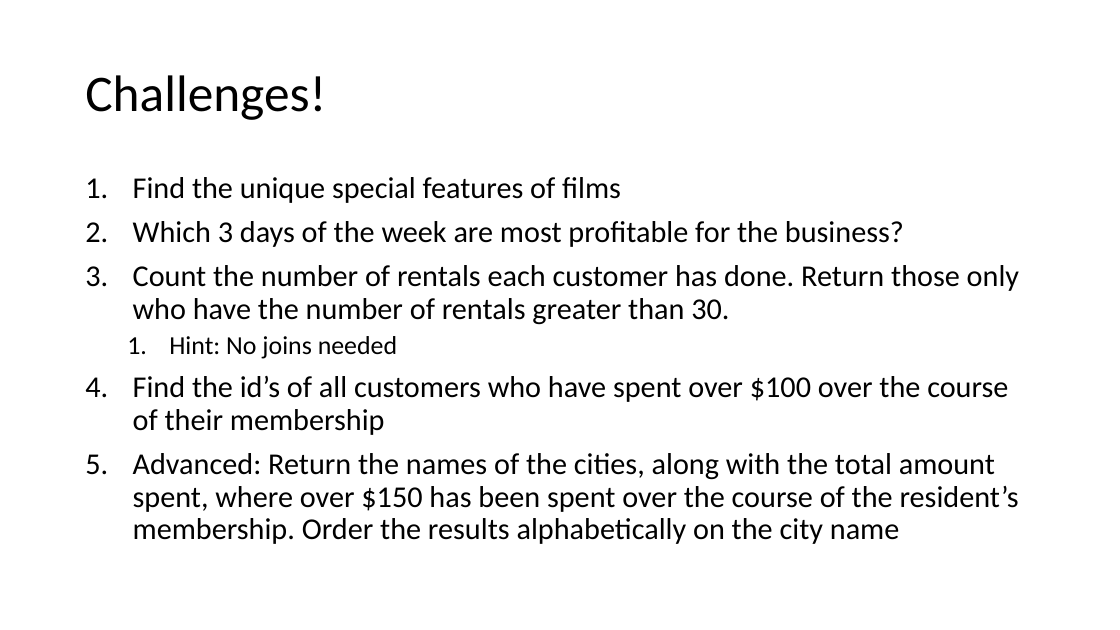
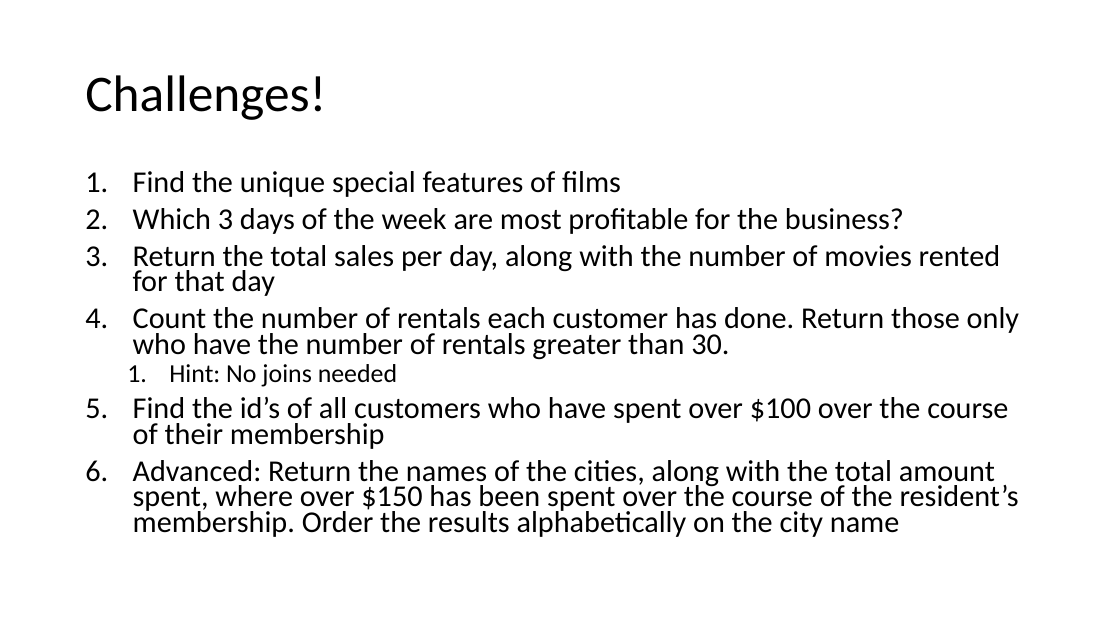
Before and after one commit to TataAndBigData/Practical-ML-DS, a slide deck: slide 15 of Chapter 2. Python for Data Scientists/Module 2. SQL/2. SQL Aggregations.pptx. Drawn at 1120x630 pixels with LibreOffice and Linux fonts; fonts in the diff are those of the drawing. Boxes give left, top, right and bottom in pixels: in the first picture for what was removed or moved away, otherwise in the second. Text is boxed around its words. In the diff, an @@ line names an element or a change of style, - is before the commit and + after.

```diff
--- a/Chapter 2. Python for Data Scientists/Module 2. SQL/2. SQL Aggregations.pptx
+++ b/Chapter 2. Python for Data Scientists/Module 2. SQL/2. SQL Aggregations.pptx
@@ text at box(133, 171, 1019, 537): line spacing 0.9 to 0.7 @@
@@ text at box(133, 245, 1000, 296): paragraph added @@
+3. Return the total sales per day, along with the number of movies rented for that day
```
Also in this commit, not shown: 1 other file.
